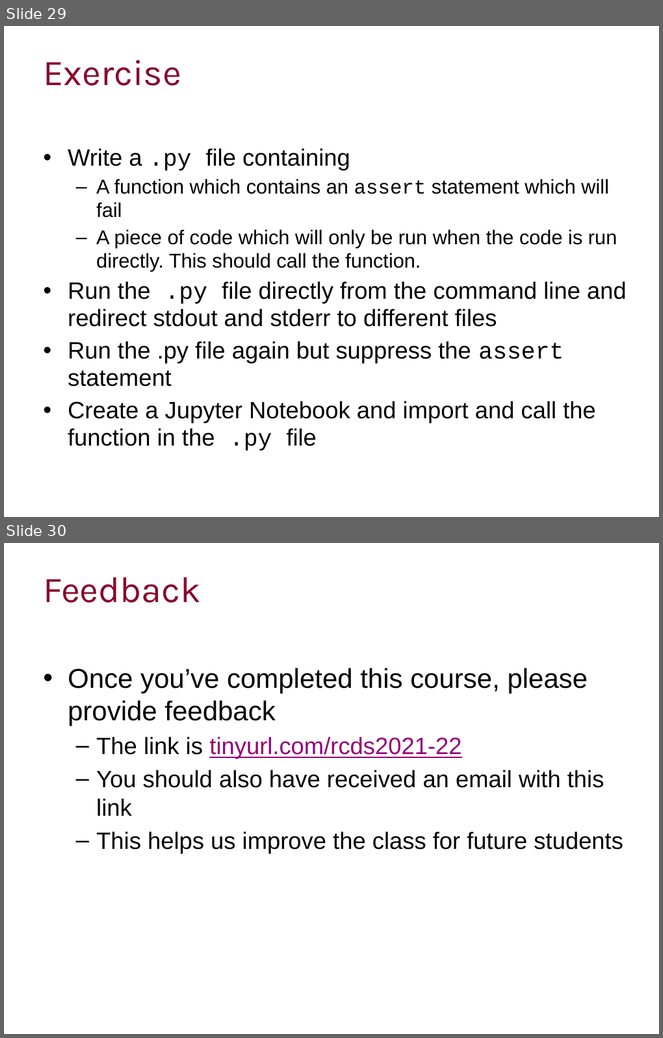
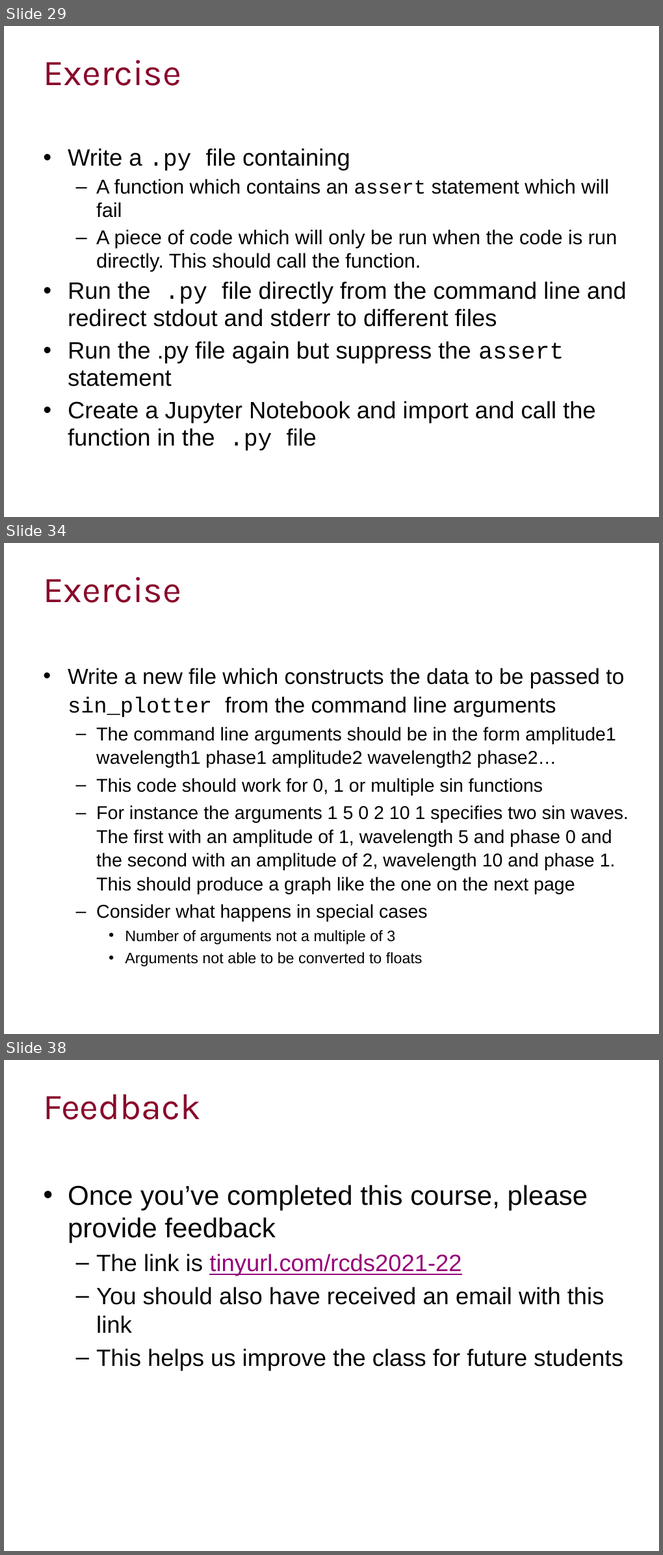
Before and after one commit to ImperialCollegeLondon/RCDS-managing-and-running-python-effectively, a slide deck: Managing and Running Python Effectively.pptx. Shown one above the other, each under a label of ours: slides 29 and 30 before the commit, slides 29, 34 and 38 after it; the slides between them are not shown. The pictures are 663x1038 and 663x1555 pixels, drawn with LibreOffice and Linux fonts; fonts in the diff are those of the drawing; background and template pictures are left out. Boxes give left, top, right and bottom in pixels: in the first picture for what was removed or moved away, otherwise in the second. Text is boxed around its words. In the diff, an @@ line names an element or a change of style, - is before the commit and + after.

Commit message:
Command line exercises

```diff
--- a/Managing and Running Python Effectively.pptx
+++ b/Managing and Running Python Effectively.pptx
@@ slide 34 added at (4, 543, 659, 1034), background #FFFFFF @@
@@ title added at (43, 577, 181, 603), 40 pt, text #89092B @@
+Exercise
@@ text added at (68, 668, 629, 967), 20.4 pt, text #000000 @@
+• Write a new file which constructs the data to be passed to sin_plotter from the command line arguments
+  – The command line arguments should be in the form amplitude1 wavelength1 phase1 amplitude2 wavelength2 phase2…
+  – This code should work for 0, 1 or multiple sin functions
+  – For instance the arguments 1 5 0 2 10 1 specifies two sin waves. The first with an amplitude of 1, wavelength 5 and phase 0 and the second with an amplitude of 2, wavelength 10 and phase 1. This should produce a graph like the one on the next page
+  – Consider what happens in special cases
+    • Number of arguments not a multiple of 3
+    • Arguments not able to be converted to floats
@@ what was slide 30 is now slide 38 @@
```
Also in this commit, not shown: 7 slides changed, 7 other slides added, 5 other files.
